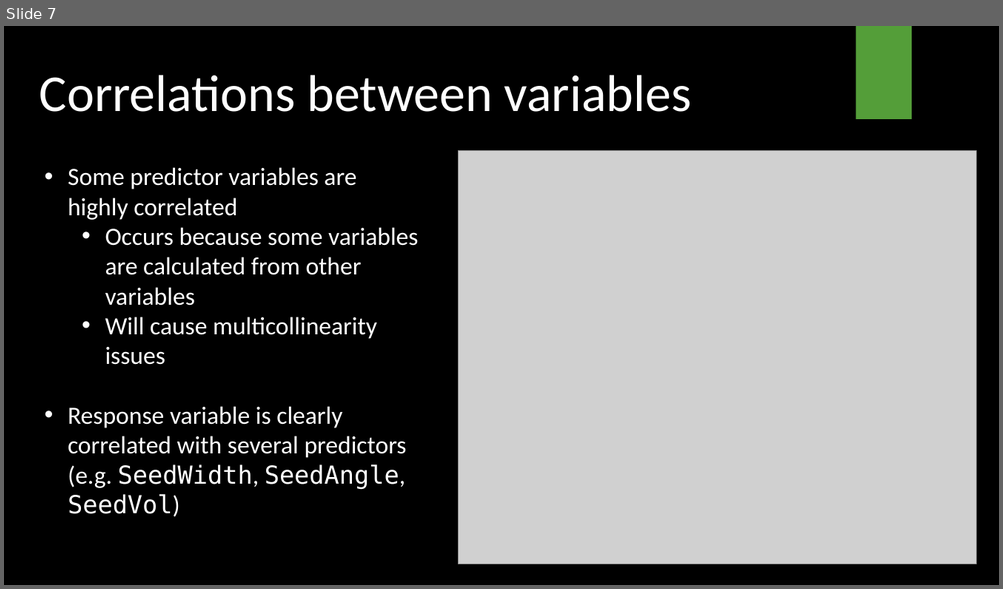
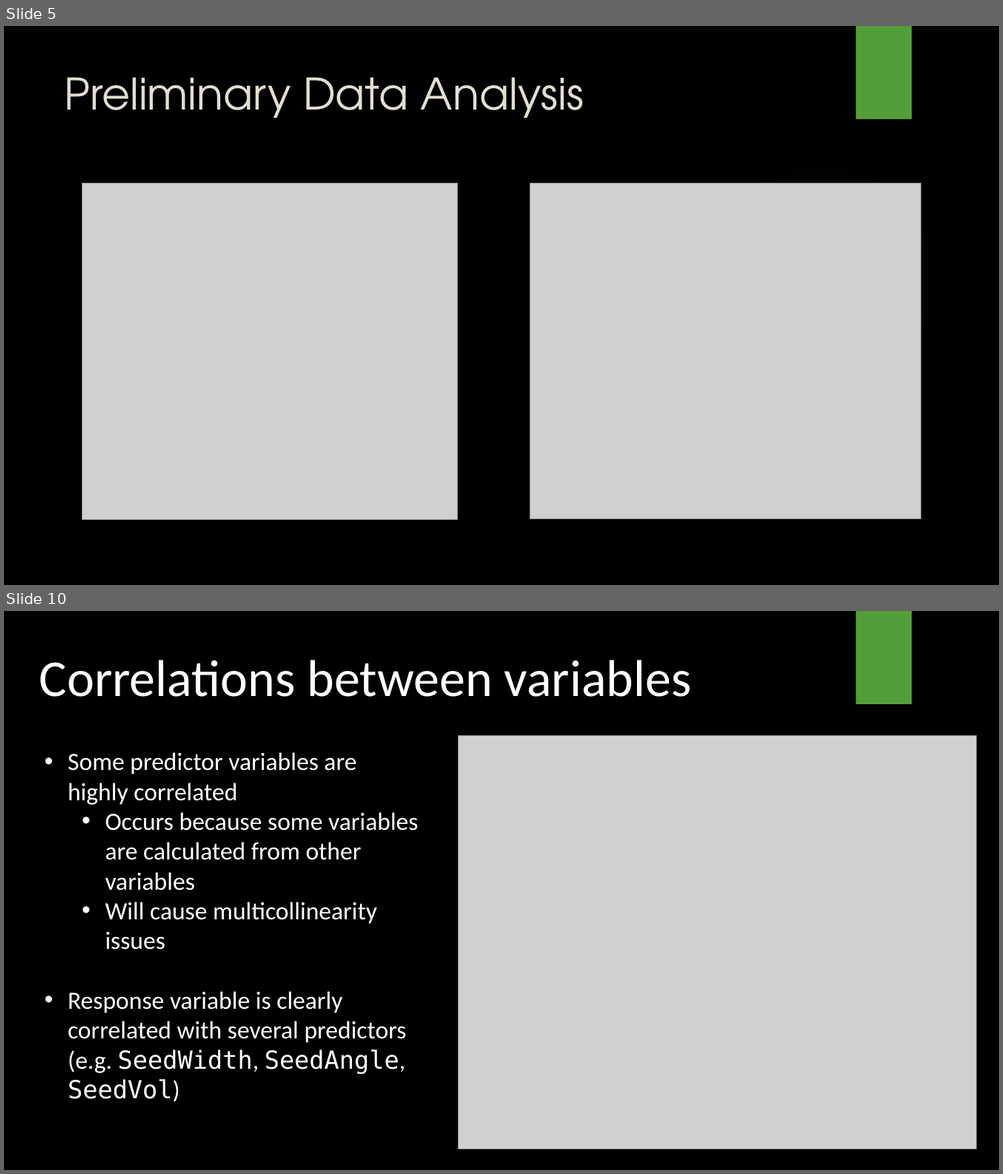
Before and after one commit to TrevorHD/CNSeedDrop, a slide deck: DreesHowerton_STAT501_Presentation.pptx. Shown one above the other, each under a label of ours: slide 7 before the commit, slides 5 and 10 after it; the slides between them are not shown. The pictures are 1003x589 and 1003x1174 pixels, drawn with LibreOffice and Linux fonts; fonts in the diff are those of the drawing; grey boxes stand for pictures; background and template pictures are left out. Boxes give left, top, right and bottom in pixels: in the first picture for what was removed or moved away, otherwise in the second. Text is boxed around its words. In the diff, an @@ line names an element or a change of style, - is before the commit and + after.

```diff
--- a/DreesHowerton_STAT501_Presentation.pptx
+++ b/DreesHowerton_STAT501_Presentation.pptx
@@ slide 5 added at [4,26,999,585], background picture (left out); not listed: 1 template element that a slide beside it also shows @@
@@ title added at [64,77,583,118], 42 pt, text #E3DED1 @@
+Preliminary Data Analysis
@@ ellipse added at [706,163,936,392], fill gradient #87A896 @@
@@ picture added at [82,184,458,520] @@
@@ picture added at [530,184,921,519] @@
@@ what was slide 7 is now slide 10 @@
```
Also in this commit, not shown: 12 slides changed, 3 other slides added, 1 slide removed, 6 other files.
